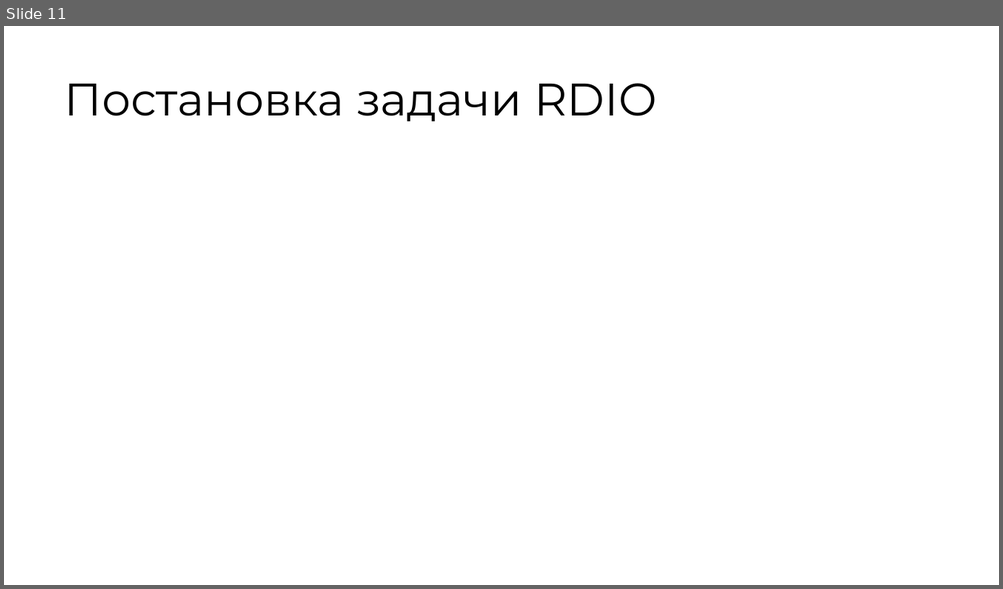
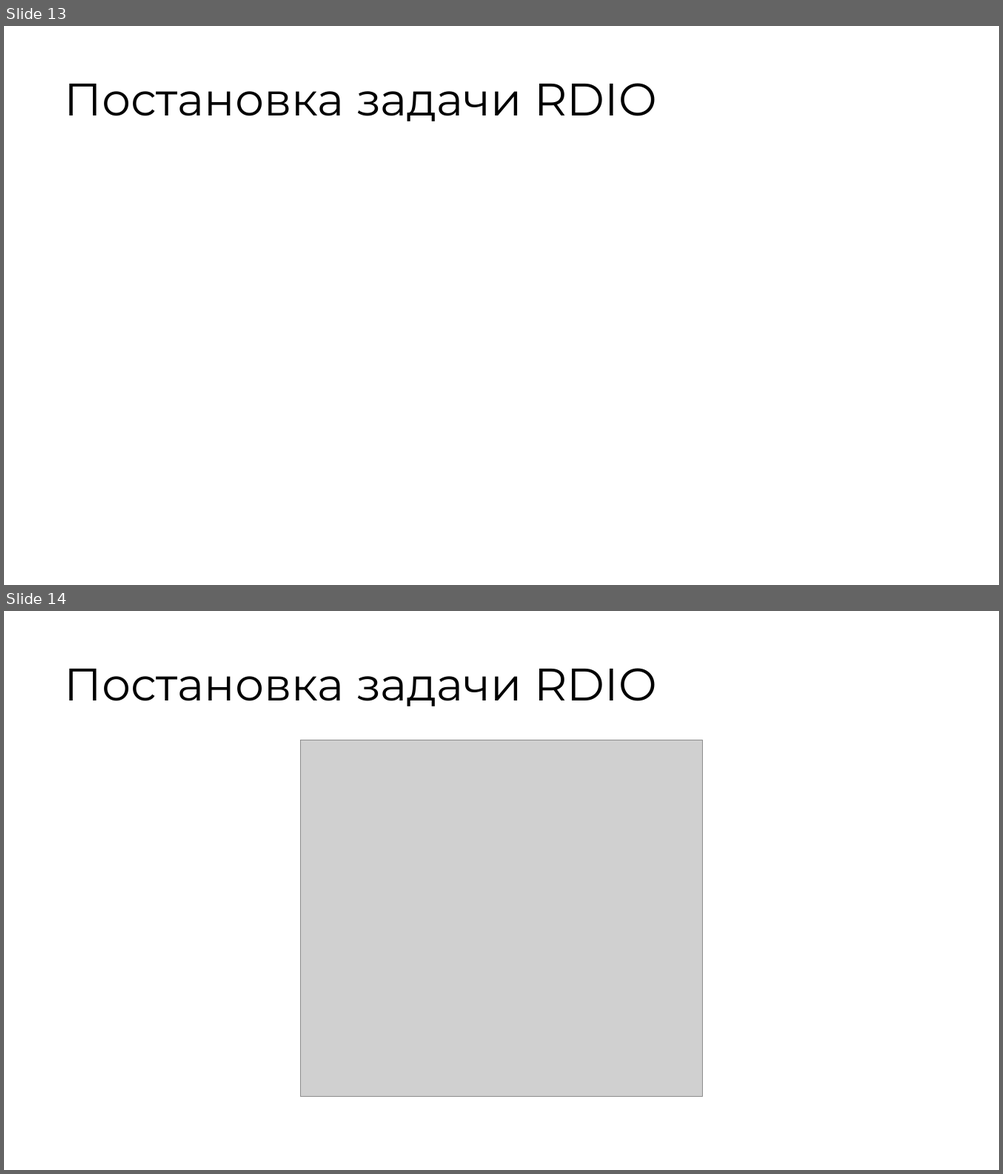
Before and after one commit to Spyke09/Inverese-Programming, a slide deck: docs/presentations/Data-Driven Inverse Optimization.pptx. Shown one above the other, each under a label of ours: slide 11 before the commit, slides 13 and 14 after it. The pictures are 1003x589 and 1003x1174 pixels, drawn with LibreOffice and Linux fonts; fonts in the diff are those of the drawing; grey boxes stand for pictures. Boxes give left, top, right and bottom in pixels: in the first picture for what was removed or moved away, otherwise in the second. Text is boxed around its words. In the diff, an @@ line names an element or a change of style, - is before the commit and + after.

```diff
--- a/docs/presentations/Data-Driven Inverse Optimization.pptx
+++ b/docs/presentations/Data-Driven Inverse Optimization.pptx
@@ slide 14 added at (4, 611, 999, 1170), background #FFFFFF @@
@@ title added at (64, 668, 657, 706), 44 pt, text #000000 @@
+Постановка задачи RDIO
@@ picture added at (301, 740, 703, 1096) @@
@@ what was slide 11 is now slide 13 @@
```
Also in this commit, not shown: 2 other slides added, 1 other file.
